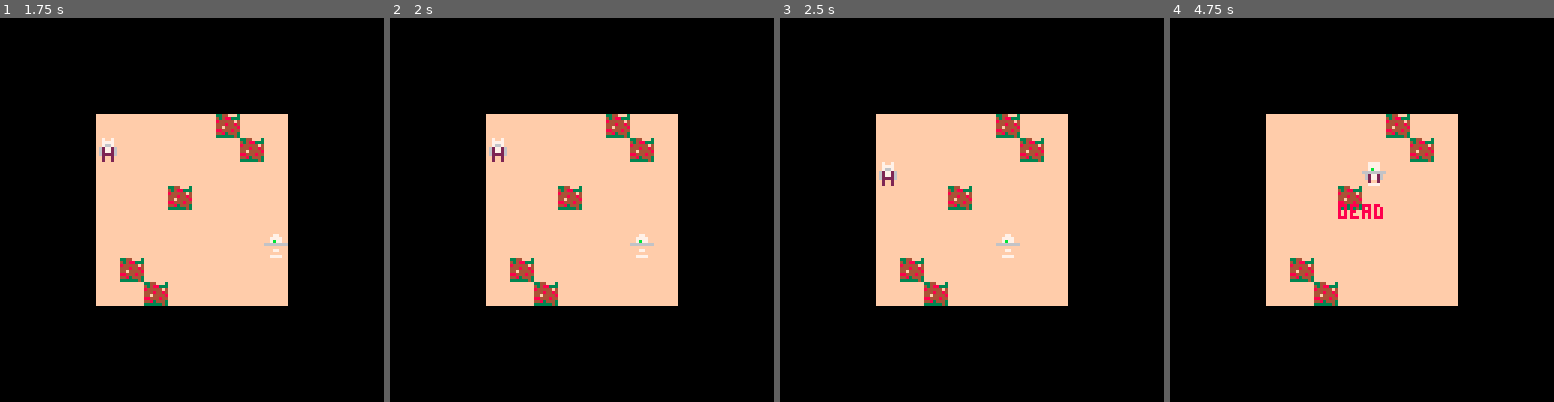
Above: before the commit, frames 1-4 (left to right).
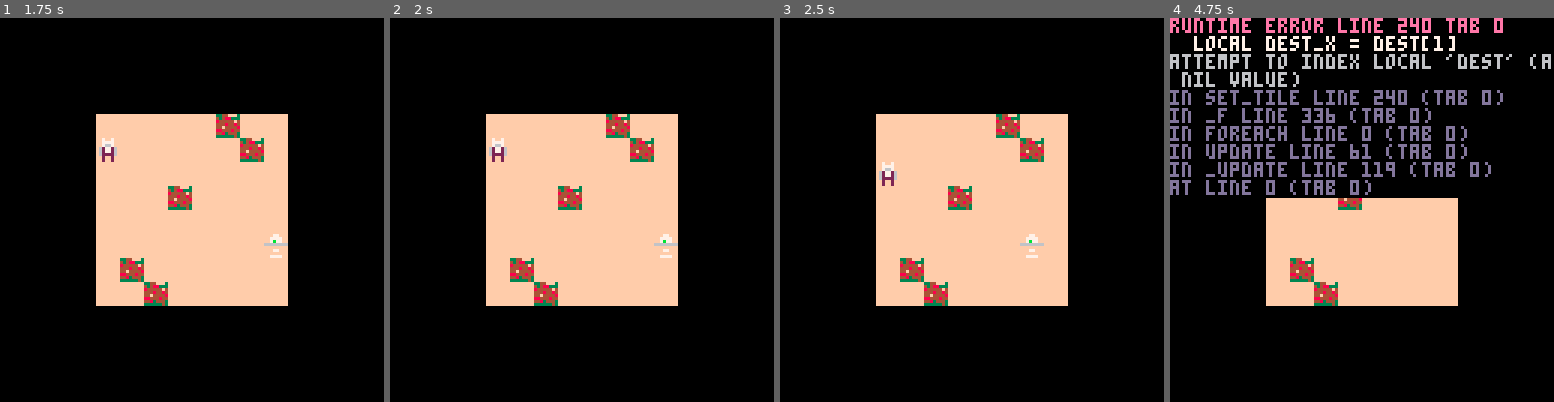
Above: after the commit, the same moments.

Repository: taylordolan/grid-folks
Game: PICO-8 cartridge grid_folks.p8
Same seed, same stepped clock (60 frames per second), same inputs: the game is played once before the commit and once after it.
Inputs:
- Up to frame 1 (1.75 s): no input
- Up to frame 2 (2 s): hold Left from 1.97 s (still down)
- Up to frame 3 (2.5 s): release Left at 2.37 s; hold Down from 2.42 s (still down)
- Up to frame 4 (4.75 s): release Down at 2.82 s; hold Right 2.87-3.53 s; hold Up 3.58-4.08 s; hold Right 4.13-4.53 s; hold Down from 4.58 s (still down)

Frame 1 is identical in both runs. In frame 2, 0.3% of the frame differs, in the area x 62-75%, y 56-63%; in frame 3, 0.3%; in frame 4, 19%, in the area x 0-100%, y 0-53%.
Error after the commit: runtime error line 240 tab 0; local dest_x = dest[1]; attempt to index local 'dest' (a nil value)

Commit message:
fix some movement issues

Diff:
--- a/grid_folks.p8
+++ b/grid_folks.p8
@@ -5,14 +5,15 @@
 -- taylor d
 
 -- todo
--- [ ] prevent the player from stepping off the edge of the board
--- [ ] add walls
--- [ ] avoid walls
--- [ ] make a `thing` object that other things inherit from
--- [ ] make a sprite dictionary
+-- [x] prevent the player from stepping off the edge of the board
+-- [x] add walls
+-- [x] make a sprite dictionary
+-- [x] prevent the player from stepping into walls
+-- [x] prevent enemies from moving the the player attempts an invalid move
+-- [ ] make a `thing` class that other things inherit from
 -- [ ] add health for the player
 -- [ ] allow the player to hit enemies
--- [ ] use objects instead of arrays for locations
+-- [ ] use objects instead of arrays for locations?
 -- [ ] move enemies randomly if there are no valid moves
 -- [ ] prevent wall generation from creating closed areas
 
@@ -41,10 +42,50 @@
       local location = find(player)
       local self_x = location.x
       local self_y = location.y
-			if (btnp(⬅️)) set_tile(player, self_x - 1, self_y)
-			if (btnp(➡️)) set_tile(player, self_x + 1, self_y)
-			if (btnp(⬆️)) set_tile(player, self_x,     self_y - 1)
-			if (btnp(⬇️)) set_tile(player, self_x,     self_y + 1)
+      -- move up
+			if btnp(⬆️) then
+        local up = {self_x, self_y - 1}
+        if
+          location_exists(up) and
+          is_type_in_tile("wall", up) == false
+        then
+          set_tile(player, up)
+          foreach(enemies, enemy.step)
+        end
+      end
+      -- move down
+			if btnp(⬇️) then
+        local down = {self_x, self_y + 1}
+        if
+          location_exists(down) and
+          is_type_in_tile("wall", down) == false
+        then
+          set_tile(player, down)
+          foreach(enemies, enemy.step)
+        end
+      end
+      -- move left
+			if btnp(⬅️) then
+        local left = {self_x - 1, self_y}
+        if
+          location_exists(left) and
+          is_type_in_tile("wall", left) == false
+        then
+          set_tile(player, left)
+          foreach(enemies, enemy.step)
+        end
+      end
+      -- move right
+			if btnp(➡️) then
+        local right = {self_x + 1, self_y}
+        if
+          location_exists(right) and
+          is_type_in_tile("wall", right) == false
+        then
+          set_tile(player, right)
+          foreach(enemies, enemy.step)
+        end
+      end
 		end
 	}
 
@@ -77,15 +118,8 @@
 
 function _update()
 
-	-- move player
+	-- move player and enemies
 	player:update()
-
-	-- move enemies
-	if (btnp(⬆️) or btnp(⬇️) or btnp(⬅️) or btnp(➡️)) then
-		for next in all(enemies) do
-			next:step()
-		end
-	end
 
   -- game end test
   local pl = find(player)
@@ -188,16 +222,29 @@
 	return empty_tiles[index]
 end
 
+-- check if a location is on the board
+function location_exists(tile)
+  local x = tile[1]
+  local y = tile[2]
+  if
+    x < 1 or
+    x > cols or
+    y < 1 or
+    y > rows
+  then
+	  return false
+	end
+  return true
+end
+
 -- move a thing to a tile
-function set_tile(thing, dest_x, dest_y)
+function set_tile(thing, dest)
+
+  local dest_x = dest[1]
+  local dest_y = dest[2]
 
   -- do nothing if dest is off the board
-	if (
-    dest_x < 1    or
-    dest_x > rows or
-    dest_y < 1    or
-    dest_y > cols
-  ) then
+	if location_exists(dest) == false then
 	  return
 	end
 
@@ -216,7 +263,7 @@
 -- put a thing at a random empty tile
 function deploy(thing)
 	dest = random_empty_tile()
-	set_tile(thing, dest[1], dest[2])
+	set_tile(thing, dest)
 end
 
 -- check if a tile is in a list of tiles
@@ -248,7 +295,7 @@
 function create_enemy()
 	enemy = {
     type = "enemy",
-		step = function(self)
+    step = function(self)
 			local self_x = x(self)
 			local self_y = y(self)
 			local self_tile = {self_x, self_y}
@@ -289,7 +336,7 @@
 			-- pick a random closer tile and move to it
 			index = flr(rnd(#closer_tiles)) + 1
 			selected_tile = closer_tiles[index]
-			set_tile(self, selected_tile[1], selected_tile[2])
+			set_tile(self, selected_tile)
 		end
 	}
 	add(enemies, enemy)
